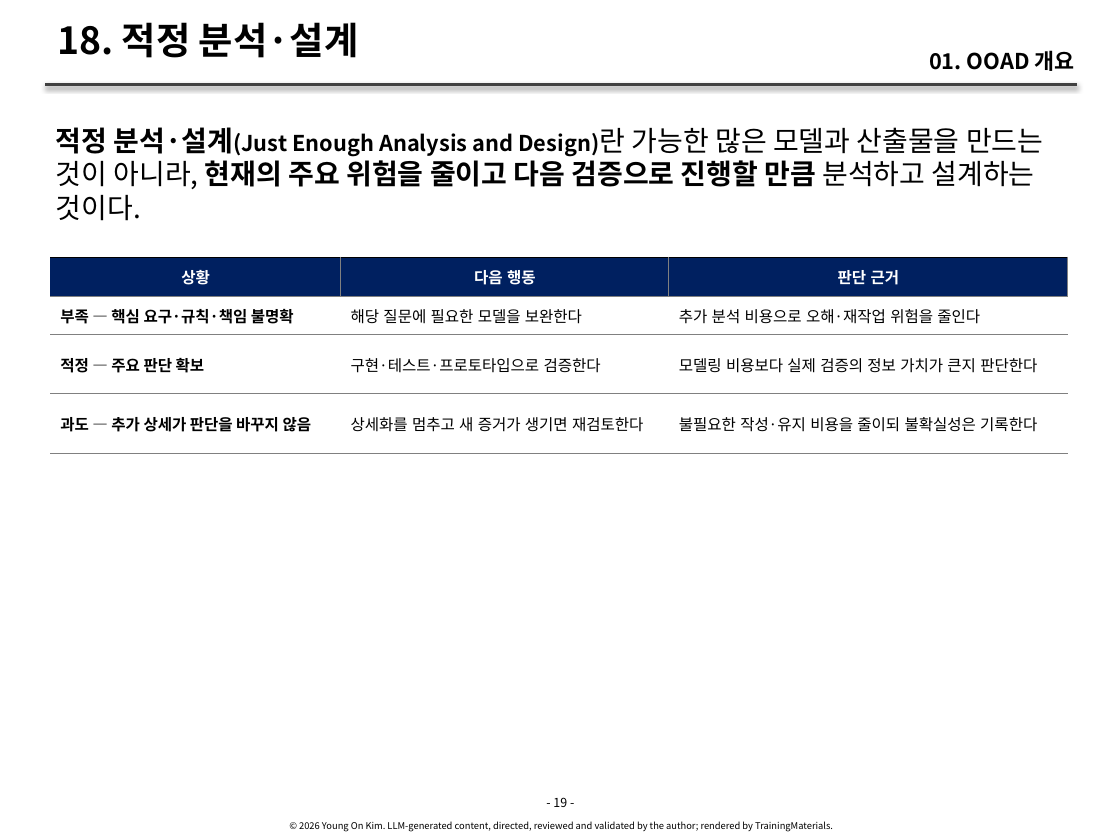
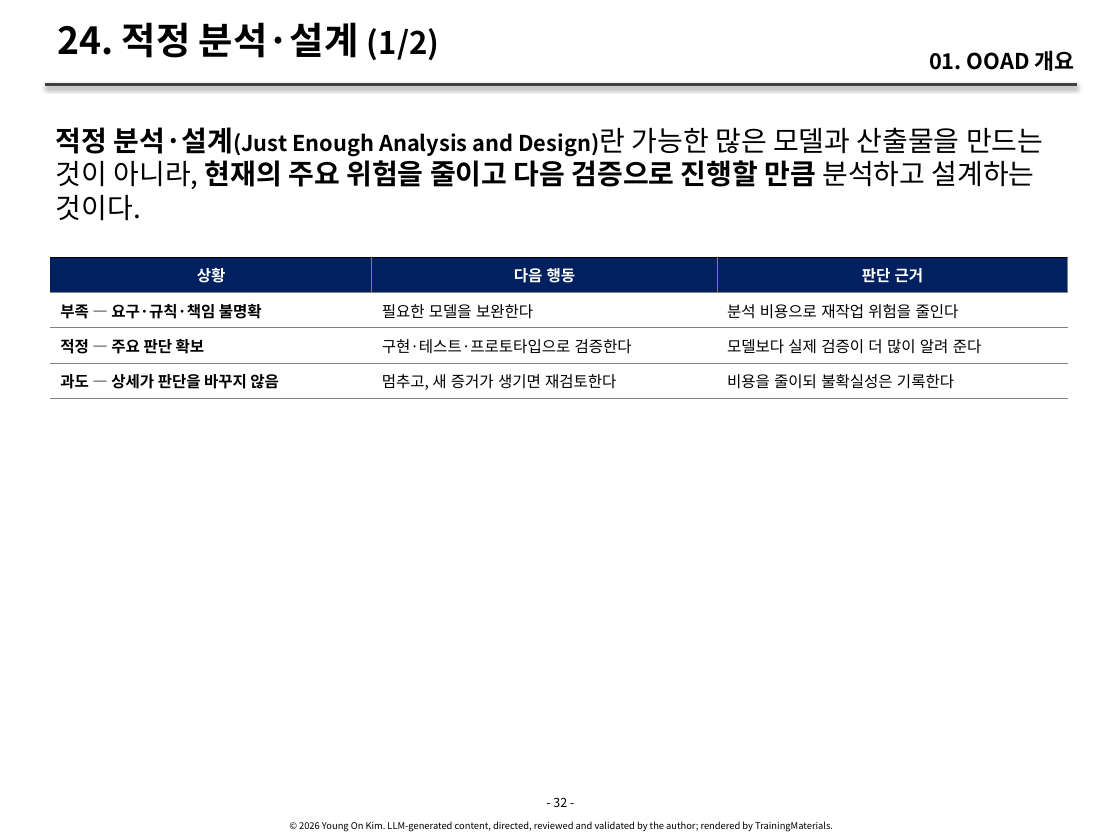
Before and after one commit to YoungSan77/TrainingMaterials, a slide deck: slide 32 of courses/ooad/sessions/s01.pptx (slide 19 before the commit). Drawn at 1120x840 pixels with LibreOffice and Linux fonts; fonts in the diff are those of the drawing. Boxes give left, top, right and bottom in pixels: in the first picture for what was removed or moved away, otherwise in the second. Text is boxed around its words. In the diff, an @@ line names an element or a change of style, - is before the commit and + after.

```diff
--- a/courses/ooad/sessions/s01.pptx
+++ b/courses/ooad/sessions/s01.pptx
@@ title at (57, 22, 439, 60): text changed @@
-18. 적정 분석·설계
+24. 적정 분석·설계 (1/2)
@@ table at (50, 258, 1067, 732) @@
-row 2: 부족 — 핵심 요구·규칙·책임 불명확 | 해당 질문에 필요한 모델을 보완한다 | 추가 분석 비용으로 오해·재작업 위험을 줄인다
+row 2: 부족 — 요구·규칙·책임 불명확 | 필요한 모델을 보완한다 | 분석 비용으로 재작업 위험을 줄인다
-row 3, column 3: 모델링 비용보다 실제 검증의 정보 가치가 큰지 판단한다
+row 3, column 3: 모델보다 실제 검증이 더 많이 알려 준다
-row 4: 과도 — 추가 상세가 판단을 바꾸지 않음 | 상세화를 멈추고 새 증거가 생기면 재검토한다 | 불필요한 작성·유지 비용을 줄이되 불확실성은 기록한다
+row 4: 과도 — 상세가 판단을 바꾸지 않음 | 멈추고, 새 증거가 생기면 재검토한다 | 비용을 줄이되 불확실성은 기록한다
@@ text at (553, 797, 567, 807): text changed @@
-- 19 -
+- 32 -
```
Also in this commit, not shown: 26 other slides changed, 18 slides added, 44 other files.
